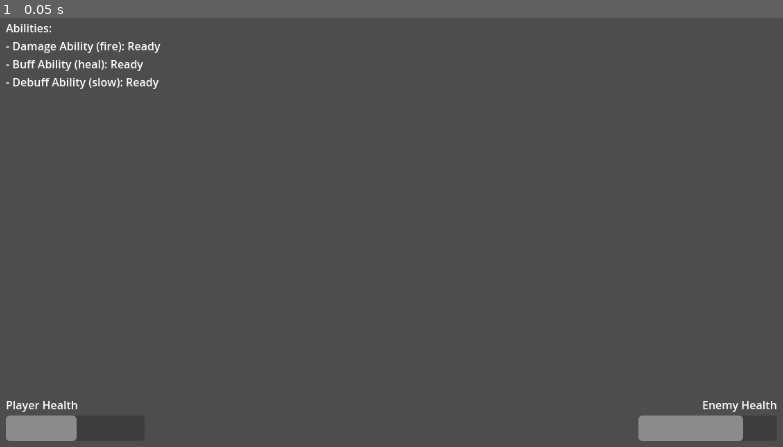
Above: before the commit, frame 1.
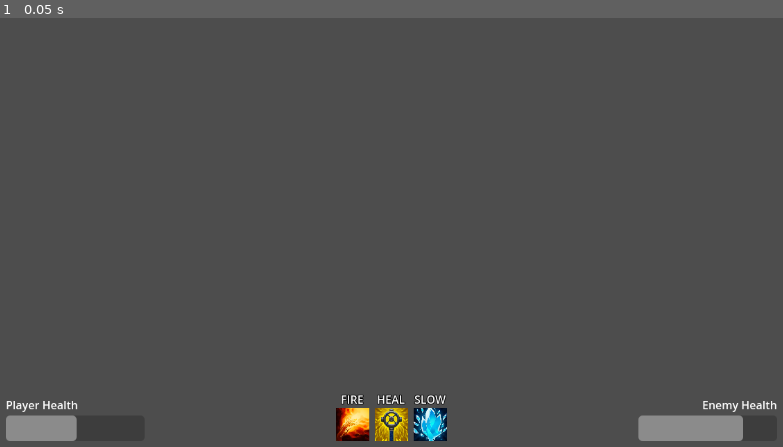
Above: after the commit, the same moment.

Repository: guyguy2001/spec-typing-game
Game: Godot game, scene res://src/core/arena.tscn
The game is run twice, just before and just after one commit, with the same random seed, the same clock (stepped at 60 frames per second) and the same inputs.
Inputs:
- Up to frame 1 (0.05 s): no input

The runs differ from the first frame. In frame 1, 1.8% of the frame differs, in the area x 0-58%, y 1-99%.

Commit message:
feat(ui): Overhaul Ability Bar with visual icons and smooth cooldowns
- Replaced text-based ability list with a WoW-style AbilityBar.
- Added AbilityIcon scene with radial cooldown overlay.
- Integrated sprite assets for Fire, Heal, and Slow abilities.
- Updated HUD and Player scripts to support visual ability updates.
- Fixed TextureProgressBar step for smooth animation.
- Cleaned up .meta files and generated placeholder texture.

Diff:
--- a/src/characters/player.gd
+++ b/src/characters/player.gd
@@ -9,7 +9,8 @@
 var current_typing_input: String = ""
 var target_enemy: Character = null # Will be set by the arena scene
 
-signal ability_list_updated(text: String)
+signal abilities_setup(abilities: Array)
+signal abilities_updated(abilities: Array)
 
 func _ready() -> void:
 	# You can call the parent's ready function if it has one.
@@ -27,6 +28,9 @@
 		abilities.append(slow_ability)
 
 		print("Added default Fire, Heal, and Slow abilities to Player.")
+
+	# Defer signal emission to ensure HUD is ready
+	call_deferred("emit_signal", "abilities_setup", abilities)
 
 func _physics_process(delta: float) -> void:
 	super._physics_process(delta) # Call parent's physics_process for status effects
@@ -67,12 +71,7 @@
 		print("No matching ability or target found for '%s'." % current_typing_input)
 
 func _process_ability_cooldowns(delta: float) -> void:
-	var list_text = "Abilities:\n"
 	for ability in abilities:
 		ability._process_cooldown(delta)
-		var status = "Ready"
-		if not ability._is_ready():
-			status = "%.1fs" % ability._get_cooldown_remaining()
-		list_text += "- %s (%s): %s\n" % [ability.name, ability._get_typing_pattern(), status]
 
-	emit_signal("ability_list_updated", list_text)
+	emit_signal("abilities_updated", abilities)
--- a/src/core/arena.tscn
+++ b/src/core/arena.tscn
@@ -30,7 +30,8 @@
 [connection signal="health_changed" from="Player" to="HUD" method="update_player_health"]
 [connection signal="status_effect_applied" from="Player" to="HUD" method="add_player_effect"]
 [connection signal="status_effect_removed" from="Player" to="HUD" method="remove_player_effect"]
-[connection signal="ability_list_updated" from="Player" to="HUD" method="update_ability_list"]
+[connection signal="abilities_setup" from="Player" to="HUD" method="setup_abilities"]
+[connection signal="abilities_updated" from="Player" to="HUD" method="update_abilities"]
 [connection signal="health_changed" from="Enemy" to="HUD" method="update_enemy_health"]
 [connection signal="status_effect_applied" from="Enemy" to="HUD" method="add_enemy_effect"]
 [connection signal="status_effect_removed" from="Enemy" to="HUD" method="remove_enemy_effect"]
--- /dev/null
+++ b/src/ui/ability_bar.gd
@@ -0,0 +1,30 @@
+# ability_bar.gd
+extends HBoxContainer
+
+const IconScene = preload("res://src/ui/ability_icon.tscn")
+const FireIcon = preload("res://assets/sprites/ui/icons/Classes/Elementalist/Pyromancer/Pyromancer2.png")
+const HealIcon = preload("res://assets/sprites/ui/icons/Classes/HolyDarkness/Priest/Priest8.png")
+const SlowIcon = preload("res://assets/sprites/ui/icons/Classes/Elementalist/Cryomancer/Cryomancer4.png")
+
+var icon_map = {}
+
+func setup(abilities: Array) -> void:
+    for child in get_children():
+        child.queue_free()
+    icon_map.clear()
+
+    for ability in abilities:
+        var icon = IconScene.instantiate()
+        add_child(icon)
+
+        var tex = FireIcon # Default
+        if "Buff" in ability.name: tex = HealIcon
+        elif "Debuff" in ability.name: tex = SlowIcon
+
+        icon.setup(tex, ability.typing_pattern)
+        icon_map[ability.name] = icon
+
+func update_cooldowns(abilities: Array) -> void:
+    for ability in abilities:
+        if icon_map.has(ability.name):
+            icon_map[ability.name].update_cooldown(ability._get_cooldown_remaining(), ability.cooldown_duration)
--- /dev/null
+++ b/src/ui/ability_bar.tscn
@@ -0,0 +1,19 @@
+[gd_scene load_steps=2 format=3]
+
+[ext_resource type="Script" path="res://src/ui/ability_bar.gd" id="1_bar"]
+
+[node name="AbilityBar" type="HBoxContainer"]
+anchors_preset = 7
+anchor_left = 0.5
+anchor_top = 1.0
+anchor_right = 0.5
+anchor_bottom = 1.0
+offset_left = -20.0
+offset_top = -68.0
+offset_right = 20.0
+offset_bottom = -20.0
+grow_horizontal = 2
+grow_vertical = 0
+theme_override_constants/separation = 8
+alignment = 1
+script = ExtResource("1_bar")
--- /dev/null
+++ b/src/ui/ability_icon.gd
@@ -0,0 +1,17 @@
+# ability_icon.gd
+extends TextureRect
+
+@onready var cooldown_overlay: TextureProgressBar = $CooldownOverlay
+@onready var label: Label = $Label
+
+func setup(p_texture: Texture2D, p_text: String) -> void:
+    texture = p_texture
+    label.text = p_text
+    cooldown_overlay.value = 0
+
+func update_cooldown(remaining: float, max_duration: float) -> void:
+    if max_duration > 0:
+        cooldown_overlay.max_value = max_duration
+        cooldown_overlay.value = remaining
+    else:
+        cooldown_overlay.value = 0
--- /dev/null
+++ b/src/ui/ability_icon.tscn
@@ -0,0 +1,35 @@
+[gd_scene load_steps=3 format=3]
+
+[ext_resource type="Script" path="res://src/ui/ability_icon.gd" id="1_icon"]
+[ext_resource type="Texture2D" path="res://assets/sprites/ui/white_square.png" id="2_white"]
+
+[node name="AbilityIcon" type="TextureRect"]
+custom_minimum_size = Vector2(48, 48)
+expand_mode = 1
+script = ExtResource("1_icon")
+
+[node name="CooldownOverlay" type="TextureProgressBar" parent="."]
+modulate = Color(0, 0, 0, 0.7)
+layout_mode = 1
+anchors_preset = 15
+anchor_right = 1.0
+anchor_bottom = 1.0
+grow_horizontal = 2
+grow_vertical = 2
+fill_mode = 5
+nine_patch_stretch = true
+texture_progress = ExtResource("2_white")
+step = 0.01
+
+[node name="Label" type="Label" parent="."]
+layout_mode = 1
+anchors_preset = 10
+anchor_right = 1.0
+offset_top = -24.0
+offset_bottom = -1.0
+grow_horizontal = 2
+theme_override_colors/font_outline_color = Color(0, 0, 0, 1)
+theme_override_constants/outline_size = 4
+horizontal_alignment = 1
+vertical_alignment = 2
+uppercase = true
--- a/src/ui/hud.gd
+++ b/src/ui/hud.gd
@@ -2,7 +2,7 @@
 extends CanvasLayer
 class_name HUD
 
-@onready var ability_list: Label = $MainLayout/AbilityList
+@onready var ability_bar: HBoxContainer = $MainLayout/AbilityBar
 @onready var player_health_bar: ProgressBar = $MainLayout/PlayerStats/PlayerHealthBar
 @onready var player_health_label: Label = $MainLayout/PlayerStats/PlayerHealthLabel
 @onready var player_status_bar: HBoxContainer = $MainLayout/PlayerStats/StatusBar
@@ -12,38 +12,41 @@
 @onready var enemy_status_bar: HBoxContainer = $MainLayout/EnemyStats/StatusBar
 
 func _ready() -> void:
-    player_health_bar.max_value = 100 # Assuming max health for now
-    enemy_health_bar.max_value = 100 # Assuming max health for now
+	player_health_bar.max_value = 100 # Assuming max health for now
+	enemy_health_bar.max_value = 100 # Assuming max health for now
 
-    # Clear editor placeholders
-    _clear_placeholders(player_status_bar)
-    _clear_placeholders(enemy_status_bar)
+	# Clear editor placeholders
+	_clear_placeholders(player_status_bar)
+	_clear_placeholders(enemy_status_bar)
 
 func _clear_placeholders(container: Node) -> void:
-    for child in container.get_children():
-        child.queue_free()
+	for child in container.get_children():
+		child.queue_free()
 
 func update_player_health(new_health: float) -> void:
-    player_health_bar.value = new_health
-    player_health_label.text = "Player Health: %d" % new_health
+	player_health_bar.value = new_health
+	player_health_label.text = "Player Health: %d" % new_health
 
 func update_enemy_health(new_health: float) -> void:
-    enemy_health_bar.value = new_health
-    enemy_health_label.text = "Enemy Health: %d" % new_health
+	enemy_health_bar.value = new_health
+	enemy_health_label.text = "Enemy Health: %d" % new_health
 
 func add_player_effect(effect_name: String) -> void:
-    print("HUD: Adding player effect %s" % effect_name)
-    player_status_bar.add_effect(effect_name, true) # Assume buff for now
+	print("HUD: Adding player effect %s" % effect_name)
+	player_status_bar.add_effect(effect_name, true) # Assume buff for now
 
 func remove_player_effect(effect_name: String) -> void:
-    player_status_bar.remove_effect(effect_name)
+	player_status_bar.remove_effect(effect_name)
 
 func add_enemy_effect(effect_name: String) -> void:
-    print("HUD: Adding enemy effect %s" % effect_name)
-    enemy_status_bar.add_effect(effect_name, false) # Assume debuff for now
+	print("HUD: Adding enemy effect %s" % effect_name)
+	enemy_status_bar.add_effect(effect_name, false) # Assume debuff for now
 
 func remove_enemy_effect(effect_name: String) -> void:
-    enemy_status_bar.remove_effect(effect_name)
+	enemy_status_bar.remove_effect(effect_name)
 
-func update_ability_list(text: String) -> void:
-    ability_list.text = text
+func setup_abilities(abilities: Array) -> void:
+	ability_bar.setup(abilities)
+
+func update_abilities(abilities: Array) -> void:
+	ability_bar.update_cooldowns(abilities)
--- a/src/ui/hud.tscn
+++ b/src/ui/hud.tscn
@@ -1,8 +1,9 @@
-[gd_scene load_steps=4 format=3]
+[gd_scene load_steps=5 format=3]
 
 [ext_resource type="Script" path="res://src/ui/hud.gd" id="1_ghijk"]
 [ext_resource type="PackedScene" path="res://src/ui/status_bar.tscn" id="2_status_bar"]
 [ext_resource type="PackedScene" path="res://src/ui/status_icon.tscn" id="3_status_icon"]
+[ext_resource type="PackedScene" path="res://src/ui/ability_bar.tscn" id="4_ability_bar"]
 
 [node name="HUD" type="CanvasLayer"]
 script = ExtResource("1_ghijk")
@@ -15,14 +16,7 @@
 grow_horizontal = 2
 grow_vertical = 2
 
-[node name="AbilityList" type="Label" parent="MainLayout"]
-layout_mode = 1
-offset_left = 20.0
-offset_top = 20.0
-offset_right = 220.0
-offset_bottom = 200.0
-text = "Abilities:
-- Fire: Ready"
+[node name="AbilityBar" parent="MainLayout" instance=ExtResource("4_ability_bar")]
 
 [node name="PlayerStats" type="VBoxContainer" parent="MainLayout"]
 layout_mode = 1
Binary file added: assets/sprites/ui/icons/Classes/Assassin/Brawler/Brawler1.png
Not shown, added: assets/sprites/ui/icons/Classes/Assassin/Brawler/Brawler1.png.import
Binary file added: assets/sprites/ui/icons/Classes/Assassin/Brawler/Brawler18.png
Not shown, added: assets/sprites/ui/icons/Classes/Assassin/Brawler/Brawler18.png.import
Binary file added: assets/sprites/ui/icons/Classes/Assassin/DemonHunter/DemonHunter20.png
Not shown, added: assets/sprites/ui/icons/Classes/Assassin/DemonHunter/DemonHunter20.png.import
Binary file added: assets/sprites/ui/icons/Classes/Assassin/DemonHunter/DemonHunter8.png
Not shown, added: assets/sprites/ui/icons/Classes/Assassin/DemonHunter/DemonHunter8.png.import
Binary file added: assets/sprites/ui/icons/Classes/Assassin/Hunter/Hunter1.png
Not shown, added: assets/sprites/ui/icons/Classes/Assassin/Hunter/Hunter1.png.import
Binary file added: assets/sprites/ui/icons/Classes/Assassin/Hunter/Hunter10.png
Not shown, added: assets/sprites/ui/icons/Classes/Assassin/Hunter/Hunter10.png.import
(and 93 more such lines)
